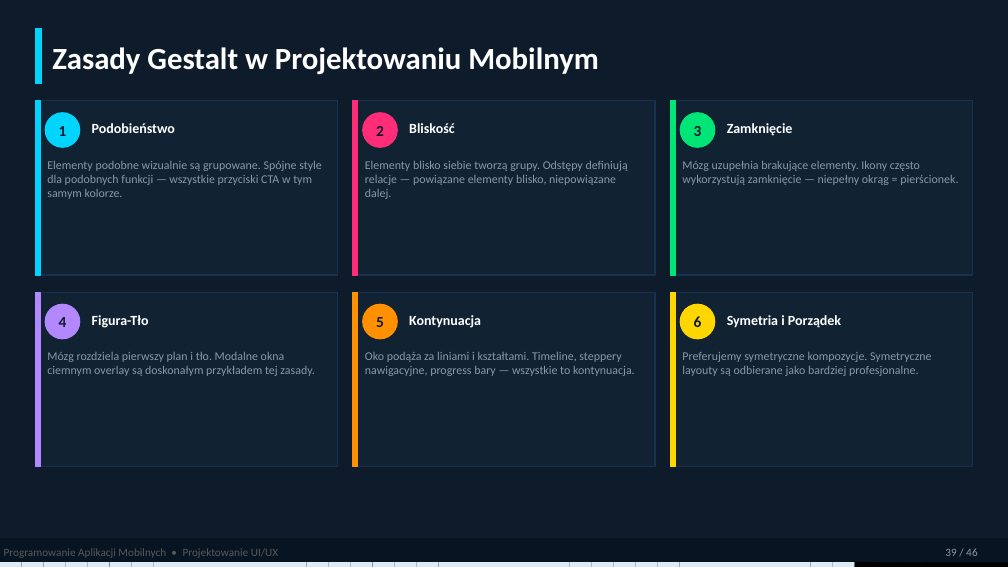
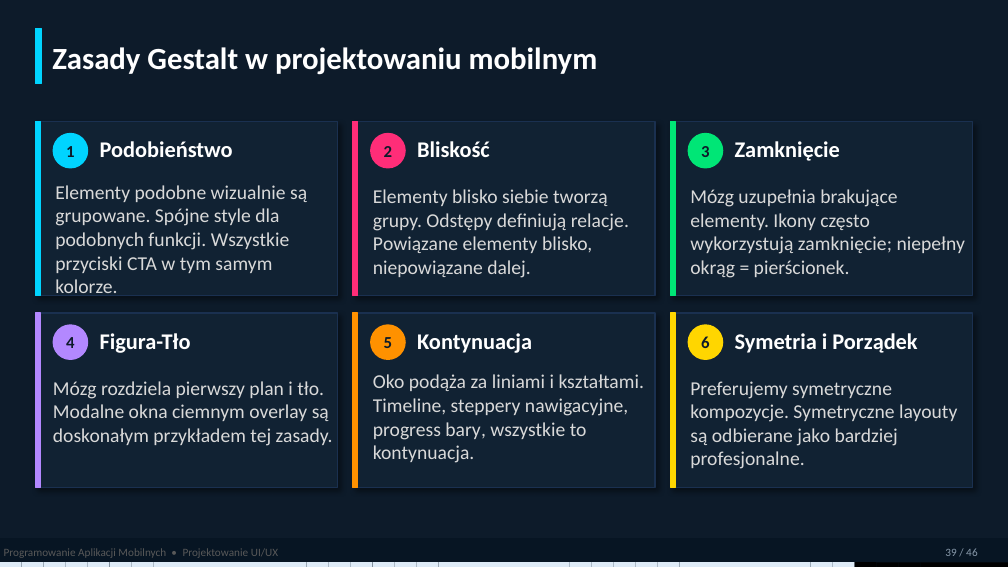
Before and after one commit to MatPomGit/mobileHub, a slide deck: slide 39 of wyklady/w3_ui.pptx. Drawn at 1008x567 pixels with LibreOffice and Linux fonts; fonts in the diff are those of the drawing. Boxes give left, top, right and bottom in pixels: in the first picture for what was removed or moved away, otherwise in the second. Text is boxed around its words. In the diff, an @@ line names an element or a change of style, - is before the commit and + after.

```diff
--- a/wyklady/w3_ui.pptx
+++ b/wyklady/w3_ui.pptx
@@ text at box(52, 47, 598, 75): text changed @@
-Zasady Gestalt w Projektowaniu Mobilnym
+Zasady Gestalt w projektowaniu mobilnym
@@ text at box(55, 185, 307, 293): text changed; size 8.5 to 14 pt; text colour #8899AA to #D9D9D9 @@
-Elementy podobne wizualnie są grupowane. Spójne style dla podobnych funkcji — wszystkie przyciski CTA w tym samym kolorze.
+Elementy podobne wizualnie są grupowane. Spójne style dla podobnych funkcji. Wszystkie przyciski CTA w tym samym kolorze.
@@ text at box(373, 189, 629, 278): text changed; size 8.5 to 14 pt; text colour #8899AA to #D9D9D9 @@
-Elementy blisko siebie tworzą grupy. Odstępy definiują relacje — powiązane elementy blisko, niepowiązane dalej.
+Elementy blisko siebie tworzą grupy. Odstępy definiują relacje. Powiązane elementy blisko, niepowiązane dalej.
@@ text at box(690, 189, 965, 278): text changed; size 8.5 to 14 pt; text colour #8899AA to #D9D9D9 @@
-Mózg uzupełnia brakujące elementy. Ikony często wykorzystują zamknięcie — niepełny okrąg = pierścionek.
+Mózg uzupełnia brakujące elementy. Ikony często wykorzystują zamknięcie; niepełny okrąg = pierścionek.
@@ 12 texts, 6 ellipses: place and size @@
-12 texts, 6 ellipses at box(45, 113, 841, 339)
+12 texts, 6 ellipses at box(53, 133, 917, 359)
@@ size 11 to 12 pt in 6 elements at box(66, 146, 74, 157), box(701, 146, 709, 157), box(66, 337, 74, 348), box(701, 336, 709, 348), box(384, 146, 392, 157), box(384, 337, 392, 348) @@
@@ 12 rectangles: place and size @@
-12 rectangles at box(35, 101, 973, 467)
+12 rectangles at box(35, 121, 973, 487)
@@ shadow on in 6 elements at box(35, 121, 338, 295), box(353, 121, 655, 295), box(670, 121, 973, 295), box(35, 312, 338, 487), box(353, 312, 655, 487), box(670, 312, 973, 487) @@
@@ size 10 to 16 pt in 6 elements at box(100, 141, 233, 157), box(417, 141, 490, 157), box(735, 141, 840, 161), box(100, 333, 191, 353), box(417, 333, 532, 353), box(735, 333, 917, 353) @@
@@ text "Mózg rozdziela pierwszy plan i ...": place and size @@
-text "Mózg rozdziela pierwszy plan i ..." at box(47, 352, 314, 376)
+text "Mózg rozdziela pierwszy plan i ..." at box(53, 381, 333, 446)
@@ text "Mózg rozdziela pierwszy plan i ..." at box(53, 381, 333, 446): size 8.5 to 14 pt, text colour #8899AA to #D9D9D9 @@
@@ text at box(373, 374, 644, 463): text changed; size 8.5 to 14 pt; text colour #8899AA to #D9D9D9 @@
-Oko podąża za liniami i kształtami. Timeline, steppery nawigacyjne, progress bary — wszystkie to kontynuacja.
+Oko podąża za liniami i kształtami. Timeline, steppery nawigacyjne, progress bary, wszystkie to kontynuacja.
@@ text "Preferujemy symetryczne kompozycje. Symetryczne layouty ..." at box(690, 381, 957, 469): size 8.5 to 14 pt, text colour #8899AA to #D9D9D9 @@
@@ text "Preferujemy symetryczne kompozycje. Symetryczne layouty ...": place and size @@
-text "Preferujemy symetryczne kompozycje. Symetryczne layouty ..." at box(682, 352, 931, 376)
+text "Preferujemy symetryczne kompozycje. Symetryczne layouty ..." at box(690, 381, 957, 469)
```
Also in this commit, not shown: 39 other slides changed, 1 other file.
